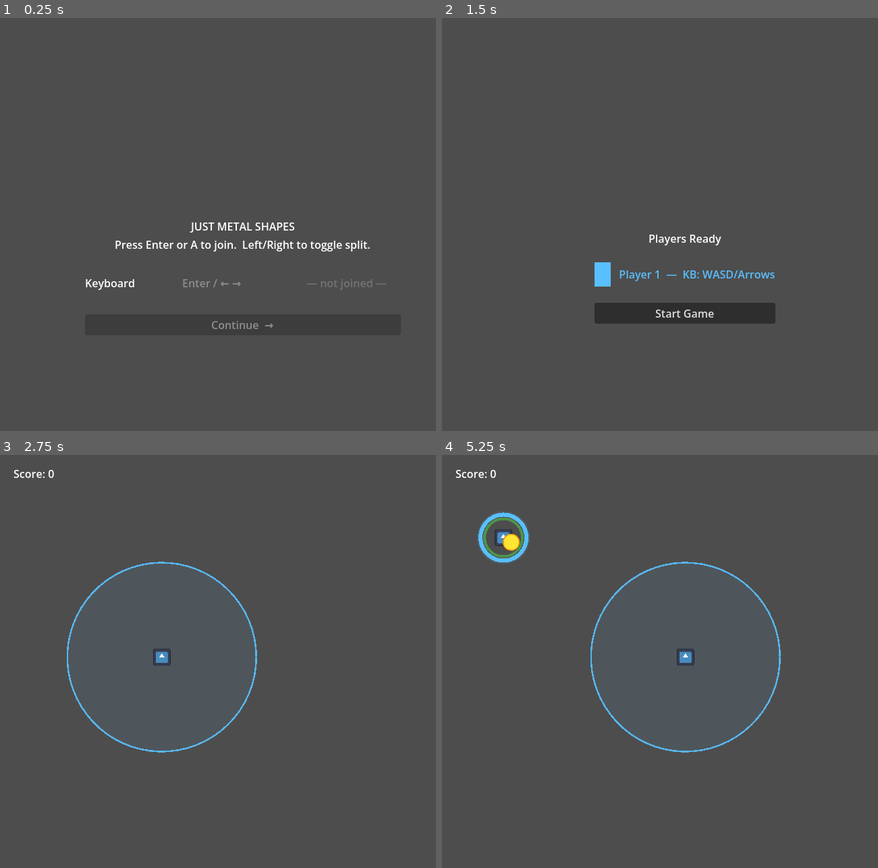
Above: before the commit, frames 1-4 (two rows, left to right).
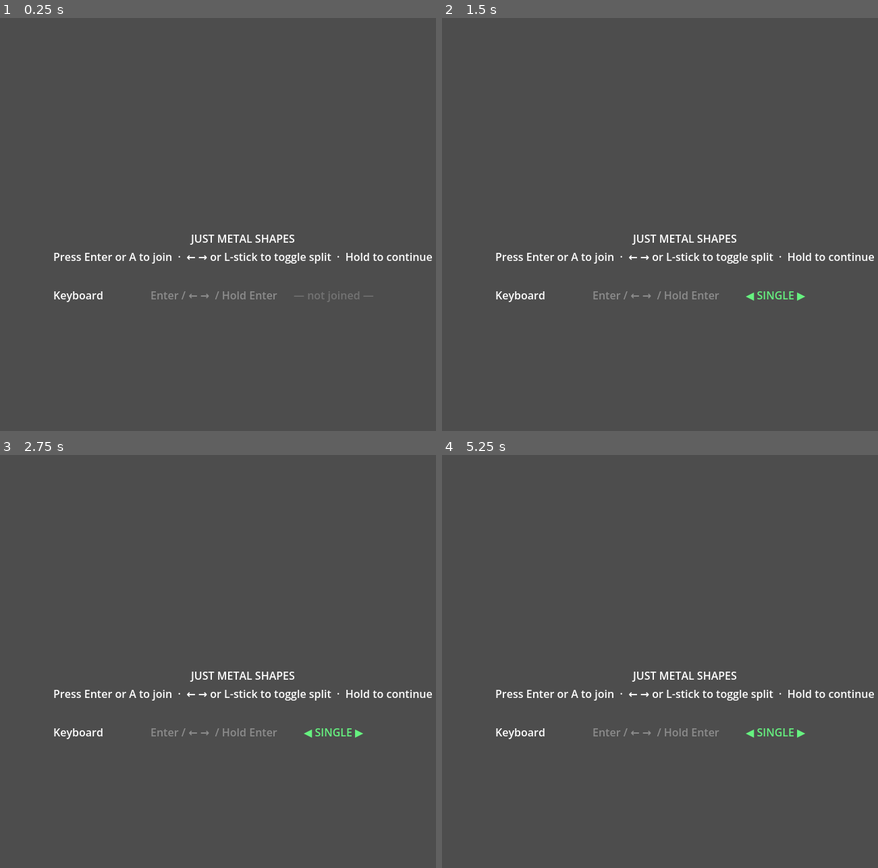
Above: after the commit, the same moments.

Repository: AgustinRamiroDiaz/just-metal-shapes
Game: Godot game, scene res://scenes/main_menu.tscn
Same seed, same stepped clock (60 frames per second), same inputs: the game is played once before the commit and once after it. The engine's default icon, where the game draws it, is replaced by a stand-in: a white triangle on a blue panel in a dark square.
Inputs (mouse positions are in pixels of both pictures, inside the frame that each line leads up to):
- Up to frame 1 (0.25 s): no input
- Up to frame 2 (1.5 s): tap Enter at 0.5, 0.6 s; hold D (p1_right) 0.53-1.25 s; tap Keypad Enter at 0.8 s; click (686, 323) at 1.25 s, where only the run before the commit has a clickable "Continue →"
- Up to frame 3 (2.75 s): click (244, 748) at 2 s, where only the run before the commit has a clickable "Start Game"
- Up to frame 4 (5.25 s): tap Enter at 2.75, 3.05, 3.5, 4.25, 4.55, 5 s; hold S (p1_down) 2.78-3.53 s; tap Keypad Enter at 2.85, 3.8 s; hold D (p1_right) 3.53-4.28 s; tap K (p2_down) at 3.6 s; hold W (p1_up) 4.28-5.03 s; tap J (p2_left) at 4.35 s; hold A (p1_left) from 5.03 s (still down); tap L (p2_right) at 5.1 s

The runs differ from the first frame. In frame 1, 2.3% of the frame differs, in the area x 12-100%, y 49-76%; in frame 2, 3.9%, in the area x 12-100%, y 52-75%; in frame 3, 2.0%; in frame 4, 2.8%.

Commit message:
improve menu

Diff:
--- a/scenes/main_menu.tscn
+++ b/scenes/main_menu.tscn
@@ -25,7 +25,7 @@
 horizontal_alignment = 1
 
 [node name="SubtitleLabel" type="Label" parent="Stage1/VBox"]
-text = "Press Enter or A to join.  Left/Right to toggle split."
+text = "Press Enter or A to join  ·  ← → or L-stick to toggle split  ·  Hold to continue"
 horizontal_alignment = 1
 
 [node name="Spacer" type="Control" parent="Stage1/VBox"]
@@ -35,10 +35,6 @@
 
 [node name="Spacer2" type="Control" parent="Stage1/VBox"]
 custom_minimum_size = Vector2(0, 16)
-
-[node name="ContinueButton" type="Button" parent="Stage1/VBox"]
-text = "Continue  →"
-disabled = true
 
 [node name="Stage2" type="CenterContainer" parent="."]
 anchors_preset = 15
--- a/scripts/main_menu.gd
+++ b/scripts/main_menu.gd
@@ -1,6 +1,9 @@
 extends Control
 
 const SCENE_GAME := "res://main_level.tscn"
+const HOLD_TIME: float = 1.0
+const STICK_THRESHOLD: float = 0.5
+const STICK_RESET: float = 0.3
 
 
 class DeviceSlot:
@@ -25,25 +28,38 @@
 
 var device_slots: Array = []
 var device_rows: Array = []  # Array of {name_label, status_label}
+var hold_timers: Dictionary = {}  # slot_idx -> float
+var last_stick_dir: Dictionary = {}  # device_index -> int (-1, 0, 1)
 
 @onready var stage1: Control = $Stage1
 @onready var stage2: Control = $Stage2
 @onready var device_list: VBoxContainer = $Stage1/VBox/DeviceList
-@onready var continue_button: Button = $Stage1/VBox/ContinueButton
 @onready var player_list: VBoxContainer = $Stage2/VBox/PlayerList
 @onready var start_button: Button = $Stage2/VBox/StartButton
 
 
 func _ready() -> void:
 	GameConfig.players.clear()
-	continue_button.focus_mode = Control.FOCUS_NONE
 	start_button.focus_mode = Control.FOCUS_NONE
-	continue_button.pressed.connect(_on_continue_pressed)
 	start_button.pressed.connect(_on_start_pressed)
 	Input.joy_connection_changed.connect(_on_joy_connection_changed)
 	_rebuild_devices()
 	stage1.visible = true
 	stage2.visible = false
+
+
+func _process(delta: float) -> void:
+	if stage2.visible or hold_timers.is_empty():
+		return
+	var should_continue := false
+	for idx in hold_timers.keys():
+		hold_timers[idx] += delta
+		if hold_timers[idx] >= HOLD_TIME:
+			should_continue = true
+	_refresh_stage1()
+	if should_continue:
+		hold_timers.clear()
+		_on_continue_pressed()
 
 
 func _rebuild_devices() -> void:
@@ -95,8 +111,8 @@
 
 func _hint_for(slot: DeviceSlot) -> String:
 	if slot.is_keyboard:
-		return "Enter / ← →"
-	return "A/Start / D-Pad ← →"
+		return "Enter / ← →  / Hold Enter"
+	return "A / D-Pad or L-Stick / Hold A"
 
 
 func _on_joy_connection_changed(_device: int, _connected: bool) -> void:
@@ -108,27 +124,84 @@
 	if stage2.visible:
 		return
 
-	if event is InputEventKey and event.pressed and not event.echo:
+	if event is InputEventKey and not event.echo:
 		var idx := _keyboard_slot_index()
-		match event.physical_keycode:
-			KEY_ENTER, KEY_KP_ENTER:
-				_toggle_join(idx)
-			KEY_LEFT:
-				_set_split(idx, false)
-			KEY_RIGHT:
-				_set_split(idx, true)
-
-	elif event is InputEventJoypadButton and event.pressed:
+		if event.pressed:
+			match event.physical_keycode:
+				KEY_ENTER, KEY_KP_ENTER:
+					_handle_join_down(idx)
+				KEY_LEFT:
+					_set_split(idx, false)
+				KEY_RIGHT:
+					_set_split(idx, true)
+		else:
+			match event.physical_keycode:
+				KEY_ENTER, KEY_KP_ENTER:
+					_handle_join_up(idx)
+
+	elif event is InputEventJoypadButton:
 		var idx := _gamepad_slot_index(event.device)
 		if idx == -1:
 			return
-		match event.button_index:
-			JOY_BUTTON_A, JOY_BUTTON_START:
-				_toggle_join(idx)
-			JOY_BUTTON_DPAD_LEFT:
+		if event.pressed:
+			match event.button_index:
+				JOY_BUTTON_A, JOY_BUTTON_START:
+					_handle_join_down(idx)
+				JOY_BUTTON_DPAD_LEFT:
+					_set_split(idx, false)
+				JOY_BUTTON_DPAD_RIGHT:
+					_set_split(idx, true)
+		else:
+			match event.button_index:
+				JOY_BUTTON_A, JOY_BUTTON_START:
+					_handle_join_up(idx)
+
+	elif event is InputEventJoypadMotion and event.axis == JOY_AXIS_LEFT_X:
+		var idx := _gamepad_slot_index(event.device)
+		if idx == -1:
+			return
+		var s: DeviceSlot = device_slots[idx]
+		if not s.joined:
+			return
+		var prev_dir: int = last_stick_dir.get(event.device, 0)
+		var new_dir: int = 0
+		if event.axis_value > STICK_THRESHOLD:
+			new_dir = 1
+		elif event.axis_value < -STICK_THRESHOLD:
+			new_dir = -1
+		elif absf(event.axis_value) < STICK_RESET:
+			new_dir = 0
+		else:
+			return  # in deadzone transition, ignore
+		if new_dir != prev_dir:
+			last_stick_dir[event.device] = new_dir
+			if new_dir == 1:
+				_set_split(idx, true)
+			elif new_dir == -1:
 				_set_split(idx, false)
-			JOY_BUTTON_DPAD_RIGHT:
-				_set_split(idx, true)
+
+
+func _handle_join_down(slot_idx: int) -> void:
+	if slot_idx == -1:
+		return
+	var s: DeviceSlot = device_slots[slot_idx]
+	if not s.joined:
+		s.joined = true
+		_refresh_stage1()
+	else:
+		hold_timers[slot_idx] = 0.0
+
+
+func _handle_join_up(slot_idx: int) -> void:
+	if slot_idx == -1 or not hold_timers.has(slot_idx):
+		return
+	var held: float = hold_timers[slot_idx]
+	hold_timers.erase(slot_idx)
+	if held < HOLD_TIME:
+		var s: DeviceSlot = device_slots[slot_idx]
+		s.joined = false
+		s.split = false
+	_refresh_stage1()
 
 
 func _keyboard_slot_index() -> int:
@@ -149,16 +222,6 @@
 	return -1
 
 
-func _toggle_join(slot_idx: int) -> void:
-	if slot_idx == -1:
-		return
-	var s: DeviceSlot = device_slots[slot_idx]
-	s.joined = not s.joined
-	if not s.joined:
-		s.split = false
-	_refresh_stage1()
-
-
 func _set_split(slot_idx: int, enable_split: bool) -> void:
 	if slot_idx == -1:
 		return
@@ -174,7 +237,12 @@
 	for slot: DeviceSlot in device_slots:
 		var status_lbl: Label = device_rows[i]["status"]
 		i += 1
-		if not slot.joined:
+		if hold_timers.has(i - 1):
+			var progress := minf(hold_timers[i - 1] / HOLD_TIME, 1.0)
+			var filled := roundi(progress * 8)
+			status_lbl.text = "█".repeat(filled) + "░".repeat(8 - filled)
+			status_lbl.modulate = Color(1.0, 0.88, 0.35)
+		elif not slot.joined:
 			status_lbl.text = "— not joined —"
 			status_lbl.modulate = Color(0.45, 0.45, 0.45)
 		elif slot.split:
@@ -183,13 +251,6 @@
 		else:
 			status_lbl.text = "◀ SINGLE ▶"
 			status_lbl.modulate = Color(0.4, 0.95, 0.5)
-
-	var any_joined := false
-	for slot in device_slots:
-		if (slot as DeviceSlot).joined:
-			any_joined = true
-			break
-	continue_button.disabled = not any_joined
 
 
 func _on_continue_pressed() -> void:
